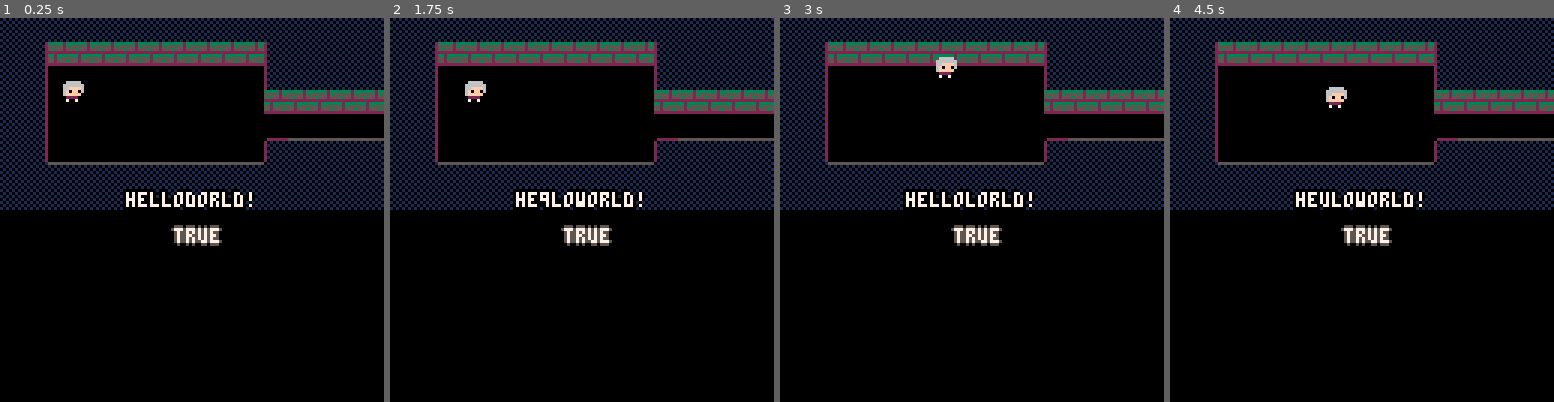
Above: before the commit, frames 1-4 (left to right).
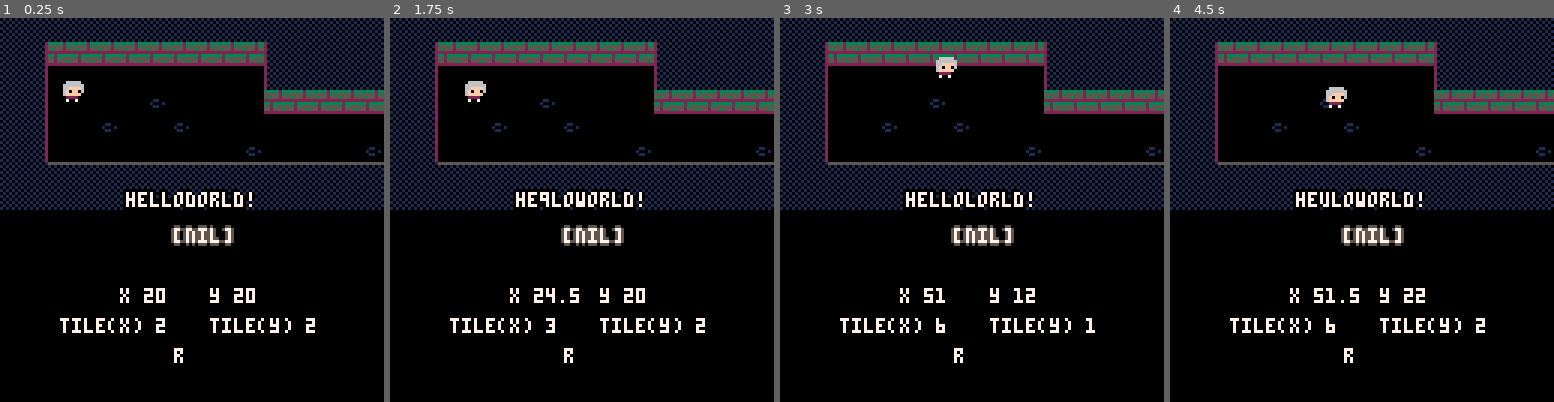
Above: after the commit, the same moments.

Repository: Shiheuan/booom-gamejam-2019
Game: PICO-8 cartridge carts/thegame.p8
Two runs of this game, one before a commit and one after it. Both use one fixed random seed, a clock stepped at 60 frames per second and the inputs below.
Inputs:
- Up to frame 1 (0.25 s): no input
- Up to frame 2 (1.75 s): hold Right from 1.6 s (still down)
- Up to frame 3 (3 s): release Right at 2.1 s; hold Up 2.15-2.42 s; hold Right from 2.47 s (still down)
- Up to frame 4 (4.5 s): release Right at 3.03 s; hold Left 3.08-3.58 s; hold Down 3.63-3.97 s; hold Right from 4.02 s (still down)

The runs differ from the first frame. In frame 1, 3.1% of the frame differs, in the area x 15-100%, y 21-90%; in frame 2, 3.2%; in frame 3, 3.1%; in frame 4, 3.2%.

Commit message:
map roll.

Diff:
--- a/carts/thegame.p8
+++ b/carts/thegame.p8
@@ -3,6 +3,8 @@
 __lua__
 
 -- game main loop
+room = {x = 0, y = 0}
+isright = false
 
 function _init()
     player:init()
@@ -14,15 +16,23 @@
     player:update()
 end
 
+
 function _draw()
+    -- layersort down -> top
     cls()
-    map(0, 0, 0, 0, 16, 8)
+    map(room.x*16, room.y*8, 0, 0, 16, 8)
+    --sspr(8*8, 0, 2*8, 2*8, 40, 40) -- show machine
     player:draw()
-    --print(tile_at(1, 1), 58, 80, 5)
-    --print(fget(18, 3), 58, 90, 5)
-    --print(fget(18), 58, 100, 5)
-    oprint(tile_flag_at(1, 1, 0), 58,70,7,5)
+
+    oprint(tile_flag_at(flr(player.x / 8), flr(player.y / 8), 1), 58,70,7,5)
     coprint(cor("helloworld!"), 58,80,7,5)
+    print("x "..player.x, 40, 90, 7, 5)
+    print("y "..player.y, 70, 90, 7, 5)
+    print("tile(x) "..flr(player.x / 8), 20, 100, 7, 5)
+    print("tile(y) "..flr(player.y / 8), 70, 100, 7, 5)
+    print(player.dir, 58, 110, 7, 5)
+
+
 end
 
 --> 8
@@ -30,19 +40,69 @@
 
 player = {}
 
-function player:init()
-    self.x = 20
-    self.y = 20
+function player:init(x, y)
+    self.obj = object_init("player", x, y)
+    self.x = x or 20
+    self.y = y or 20
     self.spr = 64
     self.speed = 0.5
+    self.dir = "r"
 end
 
 function player:update()
-    if (btn(2)) then self.y -= self.speed
-    elseif (btn(3)) then self.y += self.speed
-    elseif (btn(0)) then self.x -= self.speed
-    elseif (btn(1)) then self.x += self.speed
-    end
+    local x = self.x
+    local y = self.y
+
+    if (btn(2)) then
+        self.dir = "u"
+        y -= self.speed
+    elseif (btn(3)) then
+        self.dir = "d"
+        y += self.speed
+    elseif (btn(0)) then
+        self.dir = "l"
+        x -= self.speed
+    elseif (btn(1)) then
+        self.dir = "r"
+        x += self.speed
+    end
+    -- need x, y (sprite left-top) to map tile 'x', 'y'
+    -- left-top -> right and down need + 1
+
+    -- only one point
+    -- todo: collision area
+    if (self.dir == "r" ) then
+        tile_x = flr(x / 8) + 1
+        tile_y = flr(y / 8)
+    elseif (self.dir == "d") then
+        tile_x = flr(x / 8)
+        tile_y = flr(y / 8) + 1
+    else
+        tile_x = flr(x / 8)
+        tile_y = flr(y / 8)
+    end
+
+    if (not tile_flag_at(tile_x, tile_y, 1)) then
+        self.x = x
+        self.y = y
+    end
+
+    -- load scene
+    if (self.x >= 120) then
+        --isright = true
+        load_room(room.x+1, room.y)
+        self:init(0, self.y)
+    elseif (self.x < 0) then
+        load_room(room.x-1, room.y)
+        self:init(120, self.y)
+    elseif (self.y >= 56) then
+        load_room(room.x, room.y+1)
+        self:init(self.x, 0)
+    elseif (self.y < 0) then
+        load_room(room.x, room.y-1)
+        self:init(self.x, 56)
+    end
+
 end
 
 function player:draw()
@@ -61,7 +121,63 @@
 
 function tile_at(x, y)
     -- todo: motify each room
-    return mget(x, y)
+    return mget(room.x*16 + x, room.y*8 + y)
+end
+
+--> 8
+-- entity
+
+types = {}
+
+objects = {}
+
+-- object type, object position(t-l)
+function object_init(type, x, y)
+    local obj = {}
+    obj.x = x
+    obj.y = y
+    -- default top-left 8x8
+    obj.hitbox = {x=0, y=0, w=8, h=8}
+
+    -- collide with type obj or not
+    obj.collide = function(type, x, y)
+        local other
+
+        for i = 1, #objects do
+            other = objects[i]
+            if (other ~= nil and other != obj and
+             other.x+other.hitbox.x+other.hitbox.w > obj.x+obj.hitbox.x+ox and
+             other.y+other.hitbox.y+other.hitbox.h > obj.y+obj.hitbox.y+oy and
+             other.x+other.hitbox.x < obj.x+obj.hitbox.x+obj.hitbox.w+ox and
+             other.y+other.hitbox.y < obj.y+obj.hitbox.y+obj.hitbox.h+oy) then
+                return other
+            end
+        end
+        return nil
+    end
+    add(objects, obj)
+end
+
+-- room
+function load_room(x, y)
+    for k, obj in pairs(objects) do
+        del(objects, obj)
+    end
+    room.x = x
+    room.y = y
+    -- only do init scene and save scene data
+    -- todo: for-loop each tile object in objects{}
+    size={x=16,y=8}
+    -- full screen (or half
+    for i = 0, size.x-1 do
+        for j = 0, size.y-1 do
+            local tile = mget(room.x*size.x+i, room.y*size.y+j)
+            if tile_flag_at(room.x*size.x+i, room.y*size.y+j, 1) then
+                object_init("wall", i*8, j*8)
+            end
+        end
+    end
+    -- map(room.x*16, room.y*16, 0, 0, 16, 8)
 end
 
 --> 8
@@ -91,22 +207,22 @@
 end
 
 __gfx__
-00000000333332330101010100000000010101010000000000000000000000000000000000000000000000000000000000000000000000000000000000000000
-00000000555552351010101200000000201010100000000000000000000000000000000000000000000000000000000000000000000000000000000000000000
-00700700535552550101010200000000210101010000000000000000000000000000000000000000000000000000000000000000000000000000000000000000
-00077000222222221010101200011000201010100000000000000000000000000000000000000000000000000000000000000000000000000000000000000000
-00077000332333330101010200100010210101010000000000000000000000000000000000000000000000000000000000000000000000000000000000000000
-00700700552355551010101200011000201010100000000000000000000000000000000000000000000000000000000000000000000000000000000000000000
-00000000552555350101010200000000210101010000000000000000000000000000000000000000000000000000000000000000000000000000000000000000
-00000000222222221010101200000000201010100000000000000000000000000000000000000000000000000000000000000000000000000000000000000000
-00000000000000000101010201010101210101010222222222222220000000000000000000000000000000000000000000000000000000000000000000000000
-00000000000000001010101210101010201010102010101010101012000000000000000000000000000000000000000000000000000000000000000000000000
-00000000000000000101010201010101210101012101010101010102000000000000000000000000000000000000000000000000000000000000000000000000
-00000000000000001010101210101010201010102010101010101012000000000000000000000000000000000000000000000000000000000000000000000000
-00000000000000000101010201010101210101012101010101010102000000000000000000000000000000000000000000000000000000000000000000000000
-00000000000000001010101210101010201010102010101010101012000000000000000000000000000000000000000000000000000000000000000000000000
-00000000000000000101010201010101210101012101010101010102000000000000000000000000000000000000000000000000000000000000000000000000
-00000000000000001010101210101010201010102010101010101012000000000000000000000000000000000000000000000000000000000000000000000000
+00000000333332330101010100000000010101010000000000000000000000000000777777777000000000000000000000000000000000000000000000000000
+00000000555552351010101200000000201010100000000000000000000000000007077777770700000000000000000000000000000000000000000000000000
+00700700535552550101010200000000210101010000000000000000000000000007070000070700000000000000000000000000000000000000000000000000
+00077000222222221010101200011000201010100000000000000000000000000007077777770700000000000000000000000000000000000000000000000000
+00077000332333330101010200100010210101010000000000000000000000000007000077770700000000000000000000000000000000000000000000000000
+00700700552355551010101200011000201010100000000000000000000000000007077777770700000000000000000000000000000000000000000000000000
+00000000552555350101010200000000210101010000000000000000000000000007070000070700000000000000000000000000000000000000000000000000
+00000000222222221010101200000000201010100000000000000000000000000007077777770700000000000000000000000000000000000000000000000000
+00000000000000000101010201010101210101010222222222222220000000000007000000000700000000000000000000000000000000000000000000000000
+00000000000000001010101210101010201010102010101010101012000000000007077707770700000000000000000000000000000000000000000000000000
+00000000000000000101010201010101210101012101010101010102000000000007007000700700000000000000000000000000000000000000000000000000
+00000000000000001010101210101010201010102010101010101012000000000007000000000700000000000000000000000000000000000000000000000000
+00000000000000000101010201010101210101012101010101010102000000000007777777707700000000000000000000000000000000000000000000000000
+00000000000000001010101210101010201010102010101010101012000000000007770000777700000000000000000000000000000000000000000000000000
+00000000000000000101010201010101210101012101010101010102000000000007770000777700000000000000000000000000000000000000000000000000
+00000000000000001010101210101010201010102010101010101012000000000007770007077700000000000000000000000000000000000000000000000000
 00000000000000000000000055555555000000000000000000000000000000000000000000000000000000000000000000000000000000000000000000000000
 00000000000000000000000010101010000000000000000000000000000000000000000000000000000000000000000000000000000000000000000000000000
 00000000000000000000000001010101000000000000000000000000000000000000000000000000000000000000000000000000000000000000000000000000
@@ -132,15 +248,22 @@
 00222200002222000022220000000000000000000000000000000000000000000000000000000000000000000000000000000000000000000000000000000000
 00700700007000700700070000000000000000000000000000000000000000000000000000000000000000000000000000000000000000000000000000000000
 __gff__
-0000020002000000000000000000000000000301020202000000000000000000000000010000000000000000000000000000000000000000000000000000000000000000000000000000000000000000000000000000000000000000000000000000000000000000000000000000000000000000000000000000000000000000
+0000020002000000000000000000000000000202020202000000000000000000000000020000000000000000000000000000000000000000000000000000000000000000000000000000000000000000000000000000000000000000000000000000000000000000000000000000000000000000000000000000000000000000
 0000000000000000000000000000000000000000000000000000000000000000000000000000000000000000000000000000000000000000000000000000000000000000000000000000000000000000000000000000000000000000000000000000000000000000000000000000000000000000000000000000000000000000
 __map__
-1313131313131313131313131313131300000000000000000000000000000000000000000000000000000000000000000000000000000000000000000000000000000000000000000000000000000000000000000000000000000000000000000000000000000000000000000000000000000000000000000000000000000000
-1312010101010101010101141313131300000000000000000000000000000000000000000000000000000000000000000000000000000000000000000000000000000000000000000000000000000000000000000000000000000000000000000000000000000000000000000000000000000000000000000000000000000000
-1312000000000000000000141313131300c00000000000000000000000000000000000000000000000000000000000000000000000000000000000000000000000000000000000000000000000000000000000000000000000000000000000000000000000000000000000000000000000000000000000000000000000000000
-131200000000000000000001010101010000c0c0000000000000000000000000000000000000000000000000000000000000000000000000000000000000000000000000000000000000000000000000000000000000000000000000000000000000000000000000000000000000000000000000000000000000000000000000
-13120000000000000000000000c0c0c0c0c0c000000000000000000000000000000000000000000000000000000000000000000000000000000000000000000000000000000000000000000000000000000000000000000000000000000000000000000000000000000000000000000000000000000000000000000000000000
-13120000000000000000001523232323c0c00000000000000000000000000000000000000000000000000000000000000000000000000000000000000000000000000000000000000000000000000000000000000000000000000000000000000000000000000000000000000000000000000000000000000000000000000000
-1313232323232323232323131313131300000000000000000000000000000000000000000000000000000000000000000000000000000000000000000000000000000000000000000000000000000000000000000000000000000000000000000000000000000000000000000000000000000000000000000000000000000000
-1313131313131313131313131313131300000000000000000000000000000000000000000000000000000000000000000000000000000000000000000000000000000000000000000000000000000000000000000000000000000000000000000000000000000000000000000000000000000000000000000000000000000000
-1313131313131313131313131313131300000000000000000000000000000000000000000000000000000000000000000000000000000000000000000000000000000000000000000000000000000000000000000000000000000000000000000000000000000000000000000000000000000000000000000000000000000000
+1313131313131313131313131313131313120101010101010101010101141313131313131300000000000000000000000000000000000000000000000000000000000000000000000000000000000000000000000000000000000000000000000000000000000000000000000000000000000000000000000000000000000000
+1312010101010101010101141313131312010000000000000000000000141313131313131300000000000000000000000000000000000000000000000000000000000000000000000000000000000000000000000000000000000000000000000000000000000000000000000000000000000000000000000000000000000000
+1312000000000000000000141313131312c00000000000000000000000141313131313131300000000000000000000000000000000000000000000000000000000000000000000000000000000000000000000000000000000000000000000000000000000000000000000000000000000000000000000000000000000000000
+131200000000030000000001010101010100c0c0000000000000000000141313131313131300000000000000000000000000000000000000000000000000000000000000000000000000000000000000000000000000000000000000000000000000000000000000000000000000000000000000000000000000000000000000
+13120000030000030000000000c0c0c0c0c0c000000000000000000000141313131313131300000000000000000000000000000000000000000000000000000000000000000000000000000000000000000000000000000000000000000000000000000000000000000000000000000000000000000000000000000000000000
+13120000000000000000030000000003c0c00000000000000000000000141313131313131300000000000000000000000000000000000000000000000000000000000000000000000000000000000000000000000000000000000000000000000000000000000000000000000000000000000000000000000000000000000000
+1313232323232323232323232323232316000000000000000000000000141313131313131300000000000000000000000000000000000000000000000000000000000000000000000000000000000000000000000000000000000000000000000000000000000000000000000000000000000000000000000000000000000000
+1313131313131313131313131313131313232323232323160000001523131313131313131300000000000000000000000000000000000000000000000000000000000000000000000000000000000000000000000000000000000000000000000000000000000000000000000000000000000000000000000000000000000000
+1313131313131313131313131313131313131313131313120000001413131313131313131300000000000000000000000000000000000000000000000000000000000000000000000000000000000000000000000000000000000000000000000000000000000000000000000000000000000000000000000000000000000000
+1313131313131313131313131313131302010101010101010000000101141313131313131300000000000000000000000000000000000000000000000000000000000000000000000000000000000000000000000000000000000000000000000000000000000000000000000000000000000000000000000000000000000000
+1201010101010101010101010101010101000000000000000000000000141313131313131300000000000000000000000000000000000000000000000000000000000000000000000000000000000000000000000000000000000000000000000000000000000000000000000000000000000000000000000000000000000000
+1200000000000000000000000000000000000000000000000000000000141313131313131300000000000000000000000000000000000000000000000000000000000000000000000000000000000000000000000000000000000000000000000000000000000000000000000000000000000000000000000000000000000000
+1200000000000000000000000000000000000000000000000000000000141313131313131300000000000000000000000000000000000000000000000000000000000000000000000000000000000000000000000000000000000000000000000000000000000000000000000000000000000000000000000000000000000000
+1316000000000000000000000000000000000000000000000000000000141313131313131300000000000000000000000000000000000000000000000000000000000000000000000000000000000000000000000000000000000000000000000000000000000000000000000000000000000000000000000000000000000000
+1312000000030000030000000000000000000000000000000000000000141313131313131300000000000000000000000000000000000000000000000000000000000000000000000000000000000000000000000000000000000000000000000000000000000000000000000000000000000000000000000000000000000000
+1313232323232323232323232323232323232323232323232323232323131313131313131300000000000000000000000000000000000000000000000000000000000000000000000000000000000000000000000000000000000000000000000000000000000000000000000000000000000000000000000000000000000000
Not shown, changed: config.txt
Not shown, changed: log.txt
